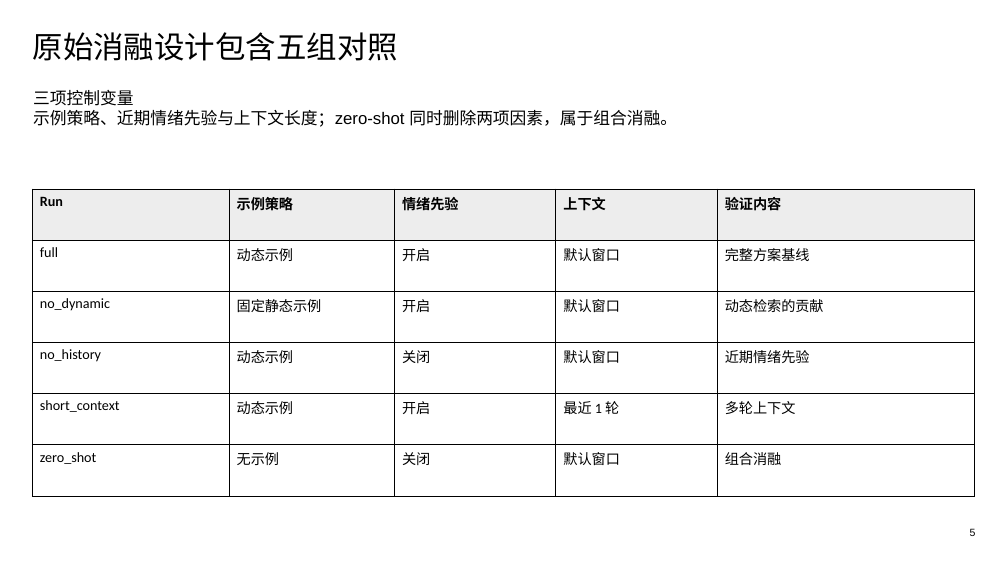
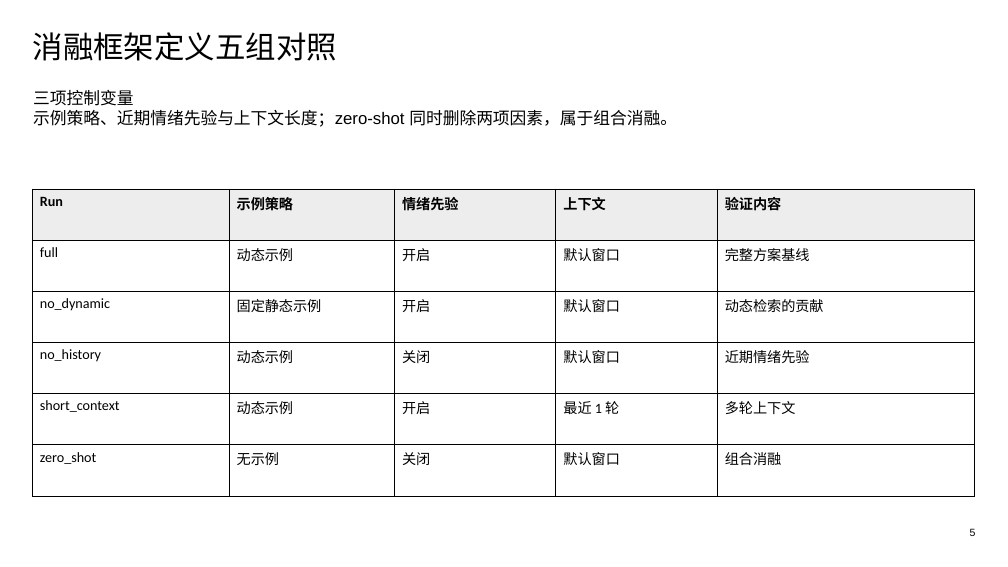
Before and after one commit to n0rk1n/HDU-erc, a slide deck: slide 5 of deliverables/advisor_full_summary_20260728/emotion_chatbot_ablation_report.pptx. Drawn at 1008x567 pixels with LibreOffice and Linux fonts; fonts in the diff are those of the drawing. Boxes give left, top, right and bottom in pixels: in the first picture for what was removed or moved away, otherwise in the second. Text is boxed around its words. In the diff, an @@ line names an element or a change of style, - is before the commit and + after.

```diff
--- a/deliverables/advisor_full_summary_20260728/emotion_chatbot_ablation_report.pptx
+++ b/deliverables/advisor_full_summary_20260728/emotion_chatbot_ablation_report.pptx
@@ text at box(33, 32, 338, 61): text changed @@
-原始消融设计包含五组对照
+消融框架定义五组对照
```
Also in this commit, not shown: 8 other slides changed, 37 other files.
